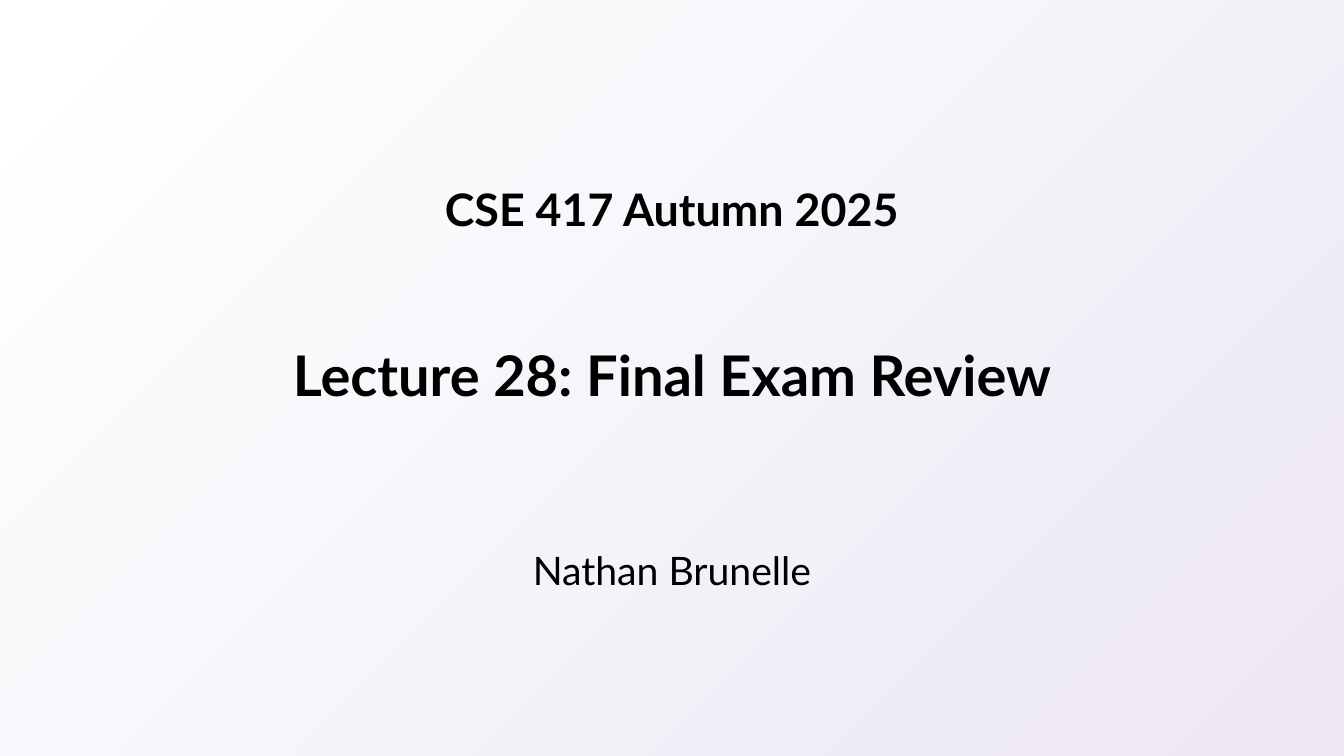
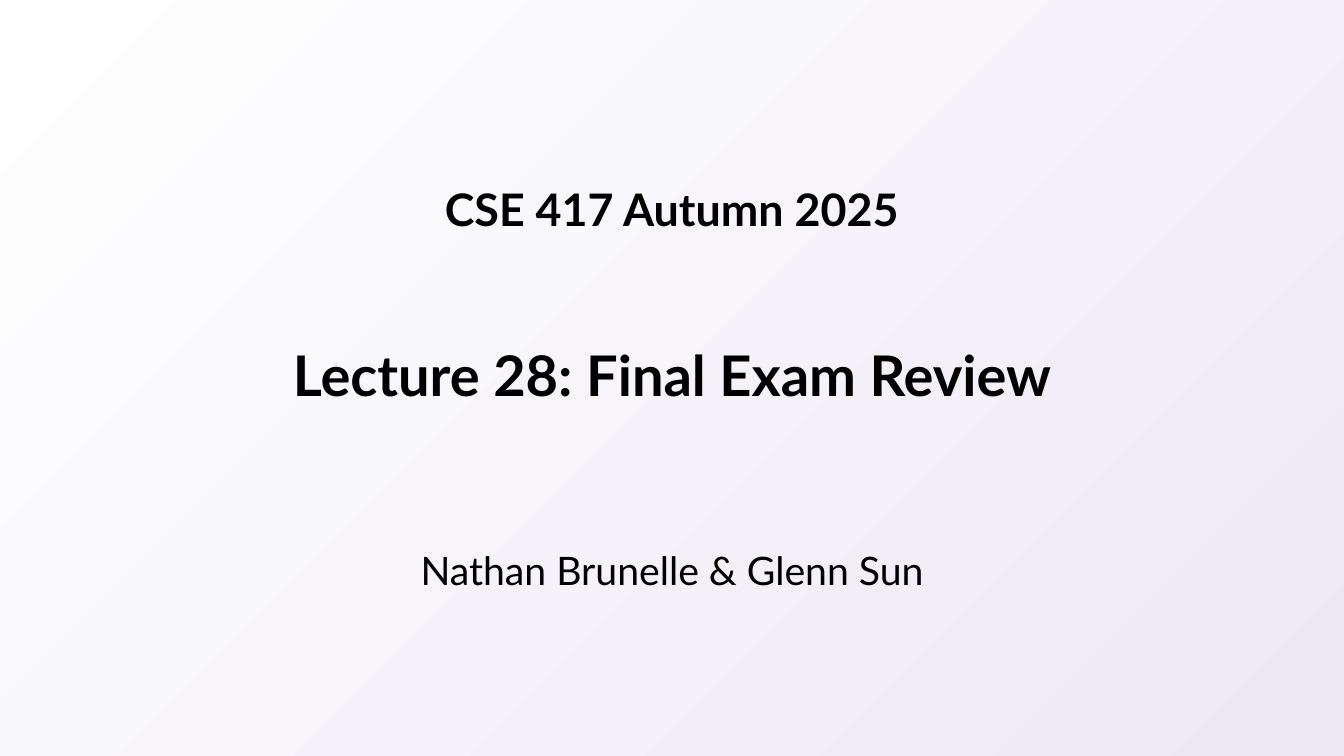
Before and after one commit to natebrunelle/cse417, a slide deck: slide 1 of markdown/files/slides/28.pptx. Drawn at 1344x756 pixels with LibreOffice and Linux fonts; fonts in the diff are those of the drawing. Boxes give left, top, right and bottom in pixels: in the first picture for what was removed or moved away, otherwise in the second. Text is boxed around its words. In the diff, an @@ line names an element or a change of style, - is before the commit and + after.

```diff
--- a/markdown/files/slides/28.pptx
+++ b/markdown/files/slides/28.pptx
@@ subtitle at [421,556,924,586]: text changed @@
-Nathan Brunelle
+Nathan Brunelle & Glenn Sun
```
Also in this commit, not shown: 3 other files.
